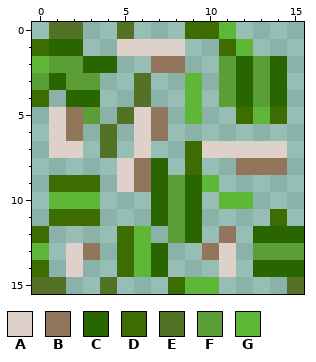
Pixel-art sprite, stored at textures/tree tweaks/awg_acacia_bush.png. This is how it looked before the edit.
The file is 16x16 pixels.
Palette (. is transparent): A #ded1c9  B #91765b  C #296600  D #3d6c02  E #547225  F #5b9e35  G #5eb737
Pixels before, first column x 0:
 0 .EE..E...DDG....
 1 DCC..AAAA..DG...
 2 GFFCC..BB..FCFC.
 3 FCFF..E..G.FCFC.
 4 D.CC..E..G.FCFC.
 5 .ABF.EAB.G..DGD.
 6 .AB.E.AB........
 7 .AA.E.A..DAAAAA.
 8 .....ABC.D..BBB.
 9 .DDD.ABCFCG.....
10 .GGG...CFC.GG...
11 .DDD...CFC....D.
12 D....DG.FC.B.CCC
13 G.AB.DGC..BA.FFF
14 D.A..DGC...A.CCC
15 EE..E...DGG....E
Now the later version:
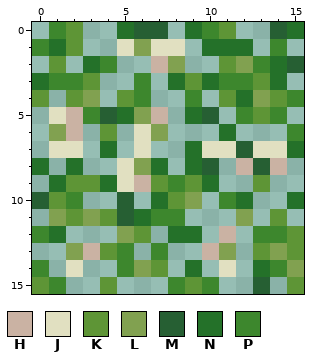
Colours new in this view: H #cab2a3  J #e1e0c1  K #5e9536  L #81a150  M #265f33  N #247129  P #3d872d
Edits made:
Changed rows in their new state; - is an unchanged pixel.
first column x 0:
 0 -PK--NMM-NPK--MN
 1 PNK--JLJJ-NNN-P-
 2 .K.NP--HL--KLPNM
 3 NPPK--P-NKNPPKN-
 4 K-KL-KP--P-KNLKP
 5 -JHPMNLH-NM-PKP-
 6 -LH-K-JL---N---P
 7 -JJ-N-J--NJJMJJN
 8 N-N--JLN-NM-HMH-
 9 -NKKNJHKPKN--K--
10 MKP.-M-NKL-PN--N
11 -LKLKMNPP.--L-K-
12 PN---LK-NN-H-PPK
13 .-LHKP.P--HL-KLK
14 P-J--PLK-N-J-NPL
15 KP--K---PKP--M-K
Where, in picture pixels (left, top, right, bottom), the same in both pictures:
changed: (32, 22, 304, 294)
